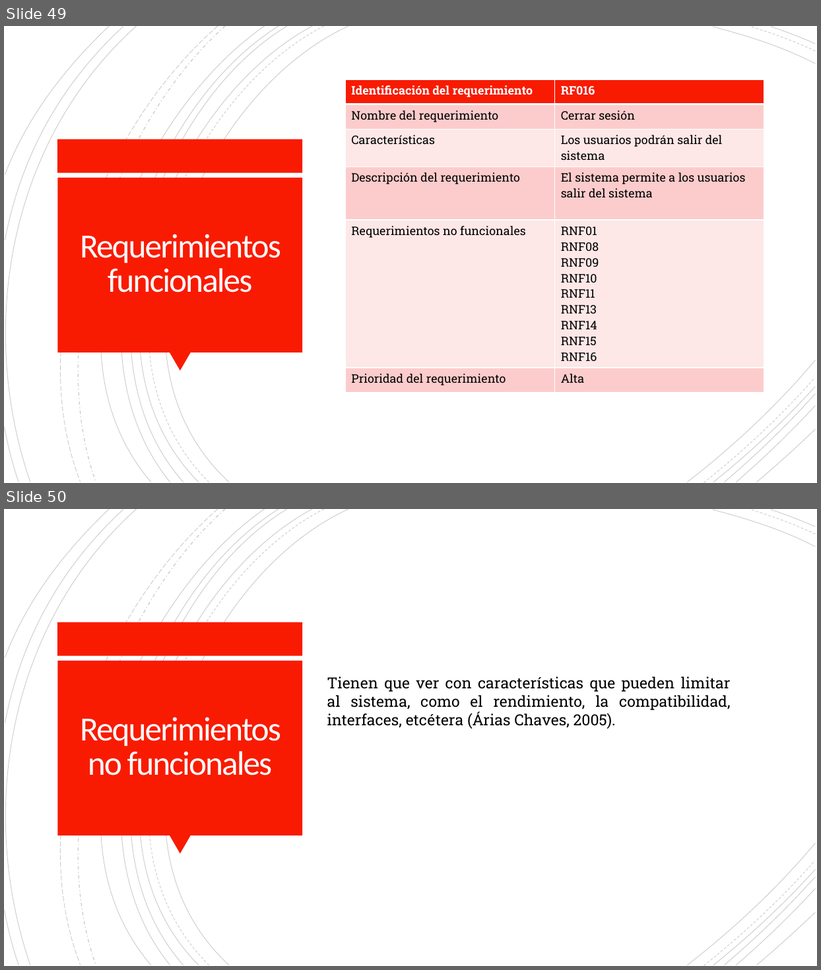
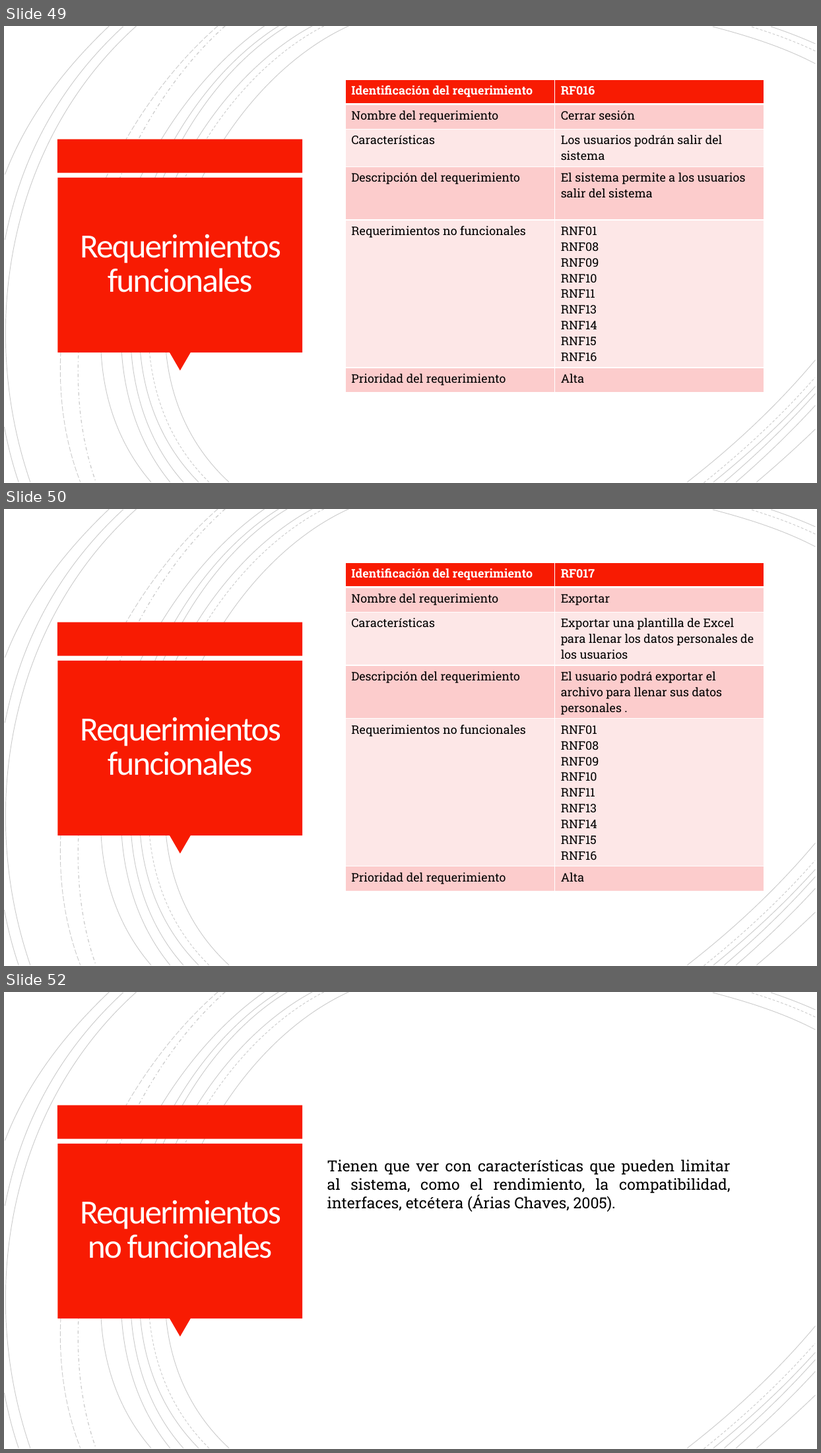
Before and after one commit to Dillan444/PROYECTO_SENA, a slide deck: PLANTEAMIENTO_DEL_PROBLEMA.pptx. Shown one above the other, each under a label of ours: slides 49 and 50 before the commit, slides 49, 50 and 52 after it; the slides between them are not shown. The pictures are 821x970 and 821x1453 pixels, drawn with LibreOffice and Linux fonts; fonts in the diff are those of the drawing. Boxes give left, top, right and bottom in pixels: in the first picture for what was removed or moved away, otherwise in the second. Text is boxed around its words. In the diff, an @@ line names an element or a change of style, - is before the commit and + after.

Commit message:
Doc. presentacion v18
Se añadieron 2 requerimientos funcionales a la presentación.

```diff
--- a/PLANTEAMIENTO_DEL_PROBLEMA.pptx
+++ b/PLANTEAMIENTO_DEL_PROBLEMA.pptx
@@ slide 50 added at (4, 509, 817, 966), background #FFFFFF; not listed: 24 template elements that a slide beside it also shows @@
@@ table added at (346, 562, 764, 887), 6 rows, 2 columns @@
+Identificación del requerimiento | RF017
+Nombre del requerimiento | Exportar
+Características | Exportar una plantilla de Excel para llenar los datos personales de los usuarios
+Descripción del requerimiento | El usuario podrá exportar el archivo para llenar sus datos personales .
+Requerimientos no funcionales | RNF01 / RNF08 / RNF09 / RNF10 / RNF11 / RNF13 / RNF14 / RNF15 / RNF16
+Prioridad del requerimiento | Alta
@@ title added at (80, 717, 281, 776), 40 pt, text #FFFEFF @@
+Requerimientos funcionales
@@ what was slide 50 is now slide 52 @@
```
Also in this commit, not shown: 1 other slide added.
